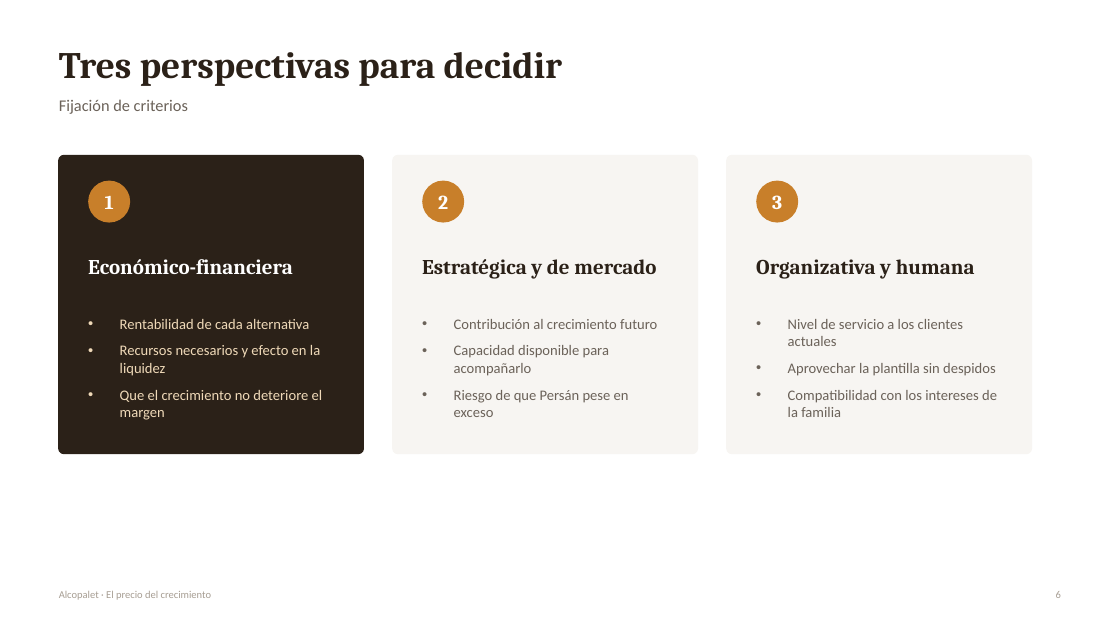
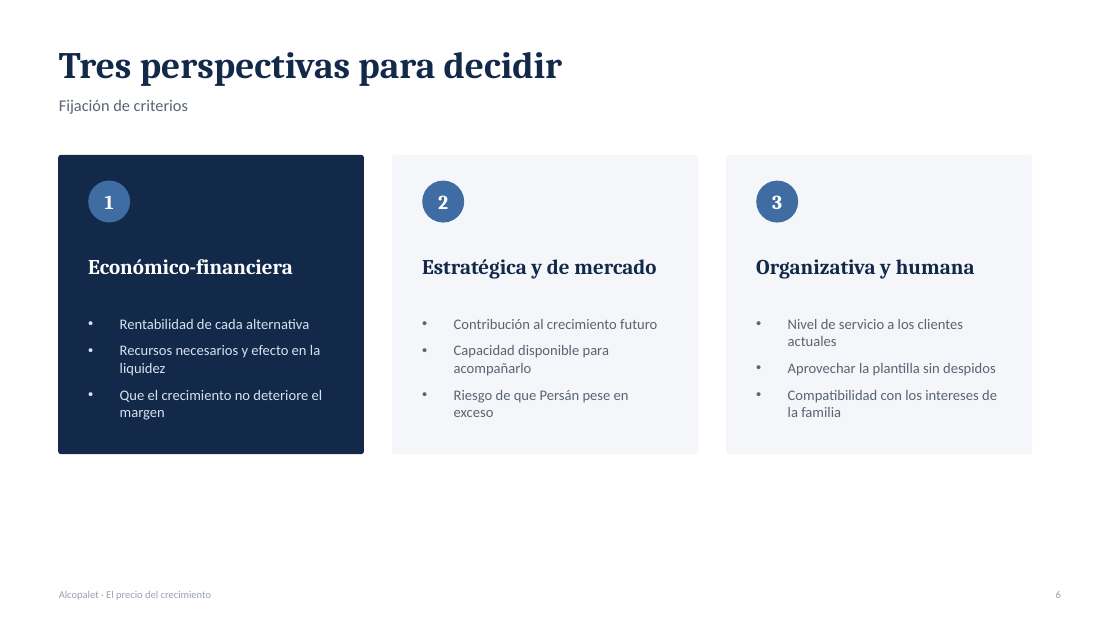
Before and after one commit to daniverdugocal-dot/DANISANTELMO, a slide deck: slide 6 of Alcopalet_Defensa.pptx. Drawn at 1120x630 pixels with LibreOffice and Linux fonts; fonts in the diff are those of the drawing. Boxes give left, top, right and bottom in pixels: in the first picture for what was removed or moved away, otherwise in the second. Text is boxed around its words. In the diff, an @@ line names an element or a change of style, - is before the commit and + after.

```diff
--- a/Alcopalet_Defensa.pptx
+++ b/Alcopalet_Defensa.pptx
@@ rounded rectangle at bbox=[59, 155, 364, 454]: fill #2B2118 to #12294A; outline #2B2118 1 pt to #12294A 1 pt; proportions changed @@
@@ rounded rectangle at bbox=[393, 155, 698, 454]: fill #F7F5F2 to #F4F6F9; outline #F7F5F2 1 pt to #F4F6F9 1 pt; proportions changed @@
@@ rounded rectangle at bbox=[727, 155, 1032, 454]: fill #F7F5F2 to #F4F6F9; outline #F7F5F2 1 pt to #F4F6F9 1 pt; proportions changed @@
@@ fill #C87F2A to #3E6CA3 in 3 elements at bbox=[88, 181, 130, 223], bbox=[423, 181, 465, 223], bbox=[756, 181, 798, 223] @@
@@ text colour #2B2118 to #12294A in 3 elements at bbox=[59, 52, 562, 86], bbox=[422, 259, 656, 279], bbox=[756, 259, 975, 279] @@
@@ text "Rentabilidad de cada alternativa" at bbox=[120, 319, 323, 420]: text colour #EFD9B8 to #D6E2F0 @@
@@ text colour #6B6259 to #5A6472 in 3 elements at bbox=[59, 99, 188, 114], bbox=[454, 319, 657, 417], bbox=[788, 319, 997, 417] @@
@@ text "Alcopalet · El precio del ..." at bbox=[59, 591, 211, 600]: text colour #A79E93 to #98A2B0 @@
@@ text "6" at bbox=[1056, 591, 1061, 598]: text colour #A79E93 to #98A2B0 @@
```
Also in this commit, not shown: 11 other slides changed, 1 other file.
